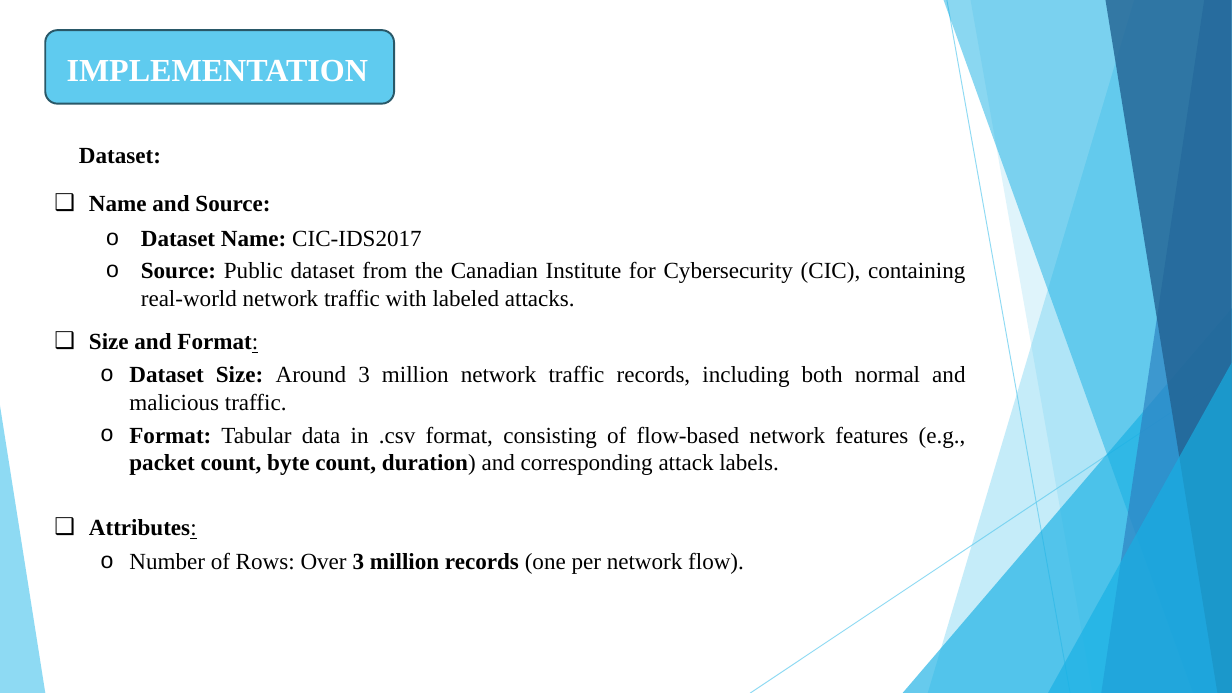
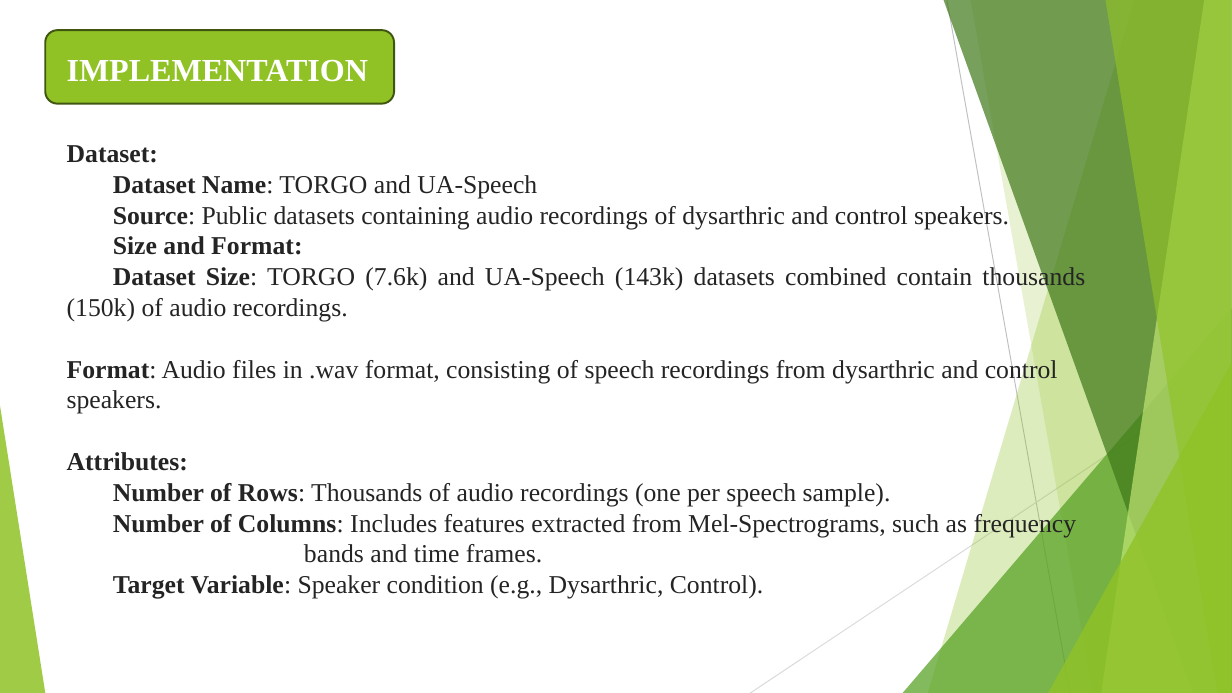
Before and after one commit to JagadeeshPadam/Dysarthria-Detection, a slide deck: slide 11 of reference.pptx. Drawn at 1232x693 pixels with LibreOffice and Linux fonts; fonts in the diff are those of the drawing. Boxes give left, top, right and bottom in pixels: in the first picture for what was removed or moved away, otherwise in the second. Text is boxed around its words. In the diff, an @@ line names an element or a change of style, - is before the commit and + after.

```diff
--- a/reference.pptx
+++ b/reference.pptx
@@ freeform shape at box(928, 0, 1232, 693): fill #5FCBEF at 36% opacity to #90C226 at 30% opacity @@
@@ freeform shape at box(944, 0, 1232, 693): fill #17B0E4 at 50% opacity to #3F7819 at 70% opacity @@
@@ line (947, 0) - (1070, 693): stroke #5FCBEF 0.75 pt to #BFBFBF 0.75 pt @@
@@ freeform shape at box(970, 0, 1232, 693): fill #5FCBEF at 20% opacity to #90C226 at 20% opacity @@
@@ freeform shape at box(1102, 0, 1232, 693): fill #2E83C3 at 70% opacity to #C0E474 at 70% opacity @@
@@ freeform shape at box(1105, 0, 1232, 693): fill #226292 at 80% opacity to #90C226 at 65% opacity @@
@@ rounded rectangle at box(45, 30, 395, 104): fill #5FCBEF to #90C226; outline #2A5969 1.5 pt to #3F5511 1.5 pt @@
@@ text "Dataset:": place and size @@
-text "Dataset:" at box(79, 148, 966, 574)
+text "Dataset:" at box(67, 145, 1085, 599)
@@ text at box(67, 145, 302, 471): size 18 to 20 pt, text colour #000000 to #242424 in "Dataset:", "Size and Format:", "Attributes:"; bold on, underline off in "Format:", "Attributes:"; indent changed; less space between paragraphs; bullet ❑ to none @@
@@ text at box(113, 175, 1009, 229): text changed; size 18 to 20 pt; text colour #000000 to #242424; bold off @@
-❑ Name and Source:
+Dataset Name: TORGO and UA-Speech
+Source: Public datasets containing audio recordings of dysarthric and control speakers.
@@ text removed at box(141, 230, 965, 307) @@
-o Dataset Name: CIC-IDS2017
-o Source: Public dataset from the Canadian Institute for Cybersecurity (CIC), containing real-world network traffic with labeled attacks.
@@ text at box(67, 265, 1085, 414): text changed; size 18 to 20 pt; text colour #000000 to #242424 @@
-  o Dataset Size: Around 3 million network traffic records, including both normal and malicious traffic.
-  o Format: Tabular data in .csv format, consisting of flow-based network features (e.g., packet count, byte count, duration) and corresponding attack labels.
+Dataset Size: TORGO (7.6k) and UA-Speech (143k) datasets combined contain thousands (150k) of audio recordings.
+Format: Audio files in .wav format, consisting of speech recordings from dysarthric and control speakers.
@@ triangle at box(903, 308, 1232, 693): fill #17B0E4 at 66% opacity to #54A021 at 72% opacity @@
@@ line (1232, 372) - (750, 693): stroke #5FCBEF 0.75 pt to #D9D9D9 0.75 pt @@
@@ triangle at box(1048, 363, 1232, 693): fill #17B0E4 at 66% opacity to #90C226 at 80% opacity @@
@@ triangle at box(0, 406, 45, 693): fill #5FCBEF at 70% opacity to #90C226 at 85% opacity @@
@@ text at box(113, 483, 1077, 599): text changed; size 18 to 20 pt; text colour #000000 to #242424 @@
-  o Number of Rows: Over 3 million records (one per network flow).
+Number of Rows: Thousands of audio recordings (one per speech sample).
+Number of Columns: Includes features extracted from Mel-Spectrograms, such as frequency bands and time frames.
+Target Variable: Speaker condition (e.g., Dysarthric, Control).
```
Also in this commit, not shown: 12 other slides changed, 8 slides added, 8 slides removed.
